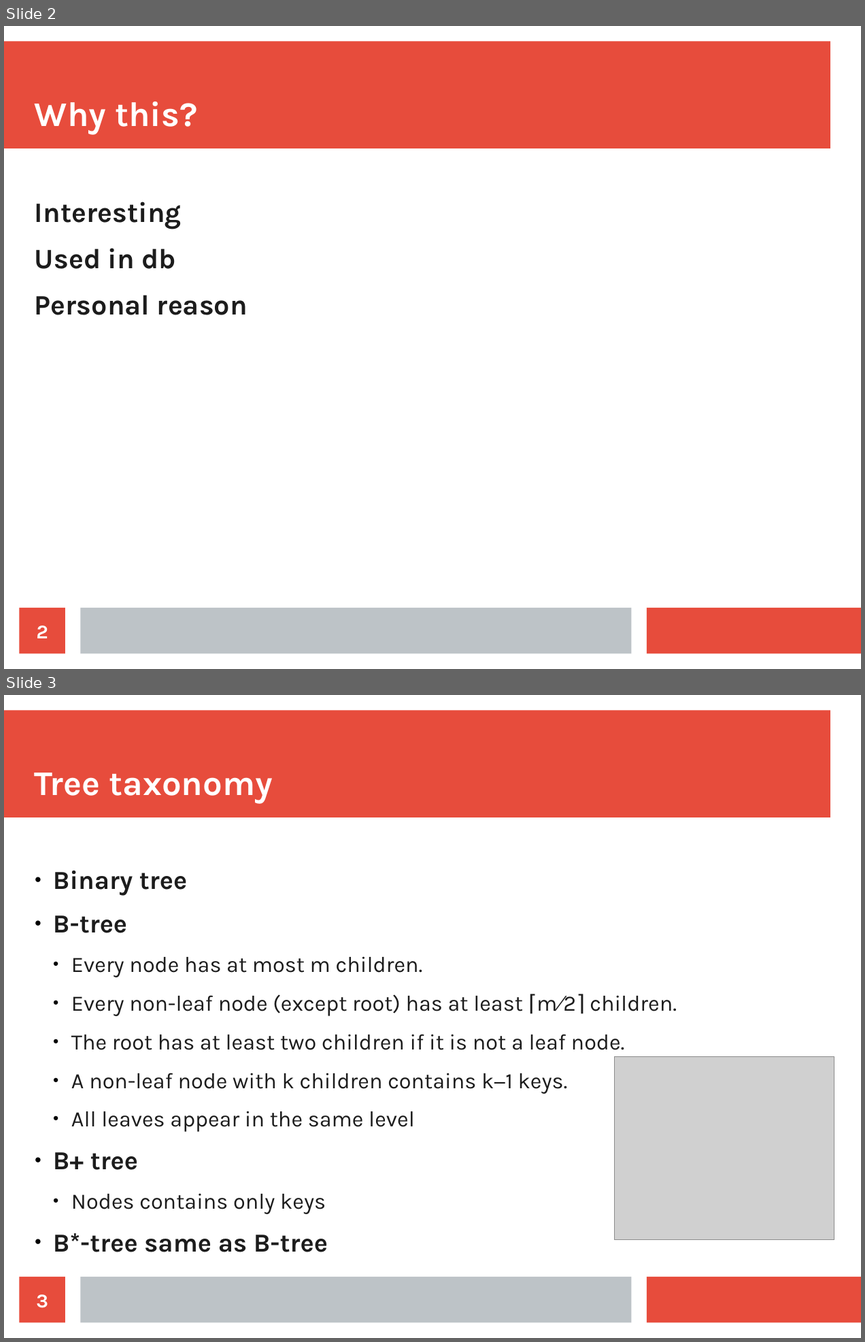
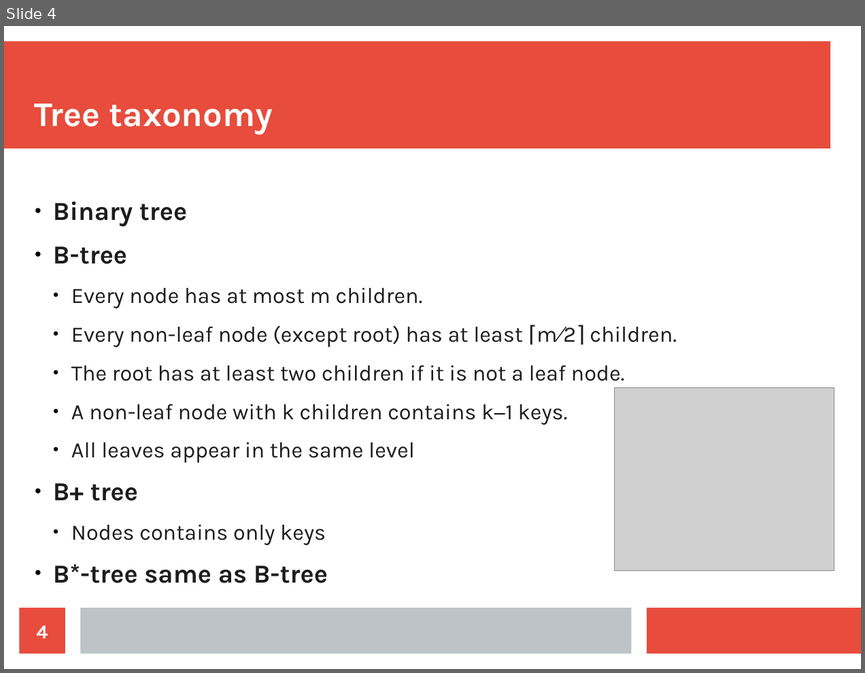
Before and after one commit to jajir/jbtree, a slide deck: jbtree/src/presentation/jbtree-0.1.odp. Shown one above the other, each under a label of ours: slides 2 and 3 before the commit, slide 4 after it. The pictures are 865x1342 and 865x673 pixels, drawn with LibreOffice and Linux fonts; fonts in the diff are those of the drawing; grey boxes stand for pictures. Boxes give left, top, right and bottom in pixels: in the first picture for what was removed or moved away, otherwise in the second. Text is boxed around its words. In the diff, an @@ line names an element or a change of style, - is before the commit and + after.

```diff
--- a/jbtree/src/presentation/jbtree-0.1.odp
+++ b/jbtree/src/presentation/jbtree-0.1.odp
@@ slide 2 removed at box(4, 26, 861, 669), background #FFFFFF; not listed: 3 template elements that a slide beside it also shows @@
@@ title removed at box(35, 101, 197, 134) @@
-Why this?
@@ text removed at box(35, 201, 247, 315) @@
-Interesting
-Used in db
-Personal reason
@@ page number removed at box(20, 607, 65, 654) @@
-2
@@ what was slide 3 is now slide 4 @@
@@ page number at box(37, 625, 48, 638): text changed @@
-3
+4
```
Also in this commit, not shown: 11 slides changed, 4 slides added, 1 other slide removed, 6 other files.
